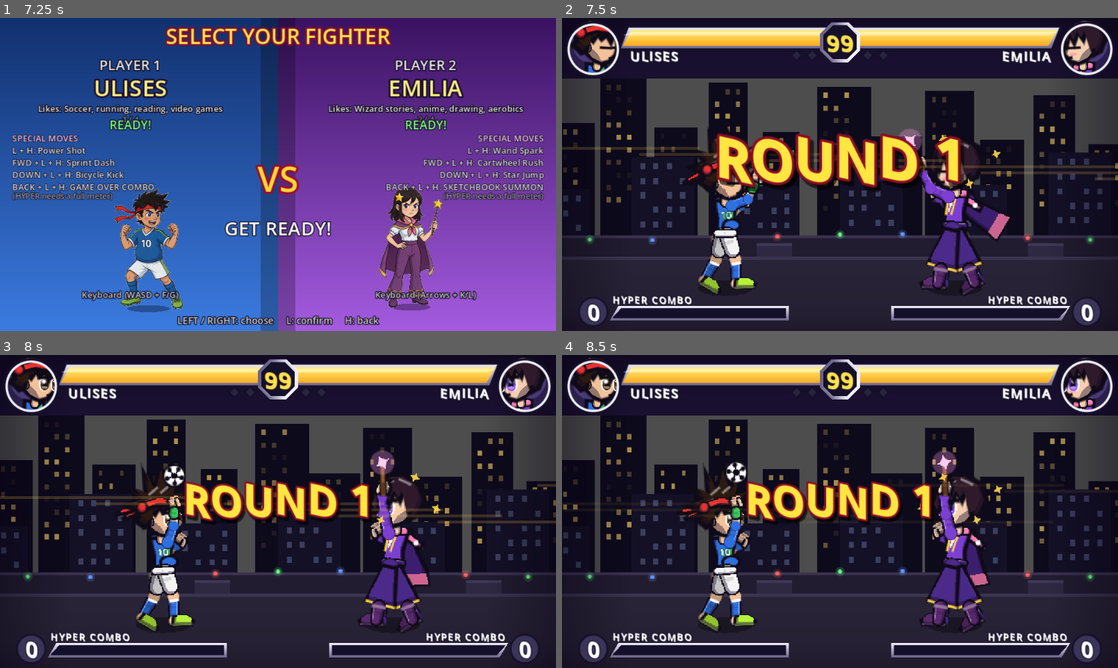
Above: before the commit, frames 1-4 (two rows, left to right).
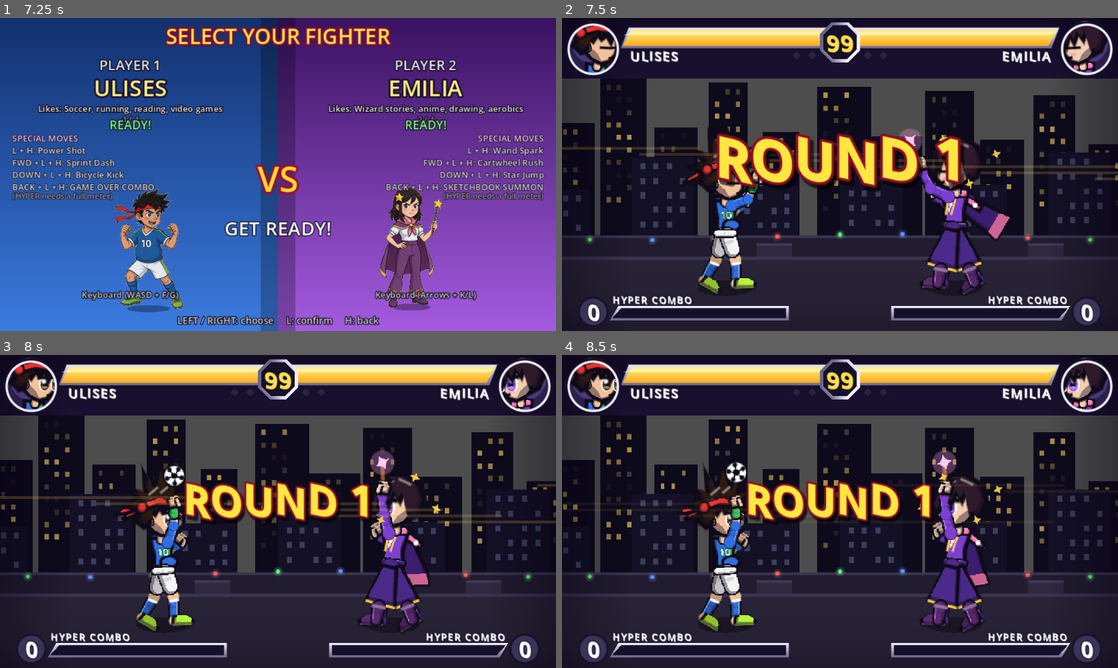
Above: after the commit, the same moments.

Repository: timoteoponce/fighting-game
Game: Godot game, scene res://scenes/main.tscn
Same seed, same stepped clock (60 frames per second), same inputs: the game is played once before the commit and once after it.
Inputs:
- Up to frame 1 (7.25 s): tap Enter at 0.5, 4.35 s; hold D 0.53-1.28 s; tap F at 0.6, 6.6 s; hold S 1.28-2.03 s; tap G at 1.35 s; hold D 2.03-2.78 s; tap 1 at 2.1 s; hold W 2.78-3.53 s; tap K at 2.85 s; hold A 3.53-5.03 s; tap L at 3.6 s; hold S 5.03-5.78 s; tap Backspace at 5.1 s; hold D 5.78-6.53 s; tap R at 5.85 s; hold W from 6.53 s (still down)
- Up to frame 2 (7.5 s): release W at 7.28 s; hold D from 7.28 s (still down); tap G at 7.35 s
- Up to frame 3 (8 s): keep holding D
- Up to frame 4 (8.5 s): release D at 8.03 s; hold S from 8.03 s (still down); tap 1 at 8.1 s

Frame 1 is identical in both runs. In frame 2, less than 0.1% of the frame differs, in the area x 34-66%, y 44-54%; in frame 3, less than 0.1%, in the area x 30-70%, y 40-50%; in frame 4, less than 0.1%.

Commit message:
Fix win pose prop overlap, add win expression and breathing

Diff:
--- a/characters/charlie.gd
+++ b/characters/charlie.gd
@@ -47,7 +47,8 @@
 	]
 	poses = {
 		"intro": {"arm_f": 70, "elb_f": 60, "arm_b": 30, "elb_b": 90, "lean": 4, "head": 6},
-		"win": {"arm_f": 150, "elb_f": 60, "arm_b": 150, "elb_b": 60, "head": -14, "lean": -3},
+		"win": {"arm_f": 165, "elb_f": 20, "arm_b": 165, "elb_b": 20, "head": -18, "lean": -5,
+			"leg_f": 30, "leg_b": -30},
 	}
 	moves = {
 		# Slower than everyone else's light, but those noodle arms reach.
--- a/characters/emilia.gd
+++ b/characters/emilia.gd
@@ -37,7 +37,7 @@
 	]
 	poses = {
 		"intro": {"arm_f": 165, "elb_f": 10, "arm_b": 25, "elb_b": 110, "lean": -6},
-		"win": {"arm_f": 150, "elb_f": 150, "arm_b": 20, "elb_b": 115, "leg_b": -26, "head": 10, "lean": -4},
+		"win": {"arm_f": 160, "elb_f": 15, "arm_b": -20, "elb_b": 140, "leg_f": 20, "leg_b": -20, "head": -5, "lean": -3},
 	}
 	moves = {
 		"L": MoveData.make({"id": "wand poke", "startup": 4, "active": 3, "recovery": 8, "damage": 42,
--- a/characters/silvan.gd
+++ b/characters/silvan.gd
@@ -45,7 +45,8 @@
 	]
 	poses = {
 		"intro": {"arm_f": 140, "elb_f": 60, "arm_b": 140, "elb_b": 60, "head": 12, "lean": -4},
-		"win": {"arm_f": 160, "elb_f": 30, "arm_b": 160, "elb_b": 30, "head": 18, "leg_f": 70, "knee_f": 60, "lean": -6},
+		"win": {"arm_f": 170, "elb_f": 10, "arm_b": 40, "elb_b": 30, "head": 12,
+			"leg_f": 60, "knee_f": 40, "leg_b": -20, "knee_b": 30, "lean": -4},
 	}
 	moves = {
 		# Three-frame light: the fastest button in the game, and the weakest.
@@ -248,7 +249,8 @@
 func draw_props(r: FighterRenderer, s: Dictionary) -> void:
 	match r.prop:
 		"bone":
-			var c: Vector2 = (s["hand_f"] + s["hand_b"]) * 0.5 + Vector2(2, -4)
+			# Held up in the right hand like a trophy.
+			var c: Vector2 = s["hand_f"] + Vector2(0, -3)
 			var bone := Color("fff3d8")
 			r.part(c + Vector2(-8, 0), c + Vector2(8, 0), 4.0, 4.0, bone)
 			for e in [-9.0, 9.0]:
--- a/characters/ulises.gd
+++ b/characters/ulises.gd
@@ -36,8 +36,8 @@
 	]
 	poses = {
 		"intro": {"arm_f": 160, "elb_f": 15, "arm_b": 30, "elb_b": 100, "lean": -4},
-		"win": {"lean": 0, "head": 14, "leg_f": 82, "knee_f": 12, "leg_b": 76, "knee_b": 28,
-			"arm_f": 72, "elb_f": 65, "arm_b": 84, "elb_b": 62},
+		"win": {"lean": 4, "head": 8, "leg_f": 70, "knee_f": 15, "leg_b": -30, "knee_b": 20,
+			"arm_f": 175, "elb_f": 5, "arm_b": 55, "elb_b": 45},
 	}
 	moves = {
 		"L": MoveData.make({"id": "jab", "startup": 4, "active": 3, "recovery": 8, "damage": 40,
@@ -178,7 +178,8 @@
 			var bounce := absf(sin(r.t * 0.12)) * 16.0
 			Projectile.draw_soccer_ball(r, s["hand_f"] + Vector2(0, -12 - bounce), 8.0, r.t * 0.1)
 		"book":
-			var c: Vector2 = (s["hand_f"] + s["hand_b"]) * 0.5 + Vector2(2, -5)
+			# Held open in the left hand, presented outward like a trophy.
+			var c: Vector2 = s["hand_b"] + Vector2(4, -10)
 			r.poly(PackedVector2Array([c, c + Vector2(-14, -4), c + Vector2(-14, 10), c + Vector2(0, 13)]), Color("fffaf0"), 1.5)
 			r.poly(PackedVector2Array([c, c + Vector2(14, -4), c + Vector2(14, 10), c + Vector2(0, 13)]), Color("fffaf0"), 1.5)
 			for i in 3:
--- a/scripts/fight/fight.gd
+++ b/scripts/fight/fight.gd
@@ -235,6 +235,10 @@
 					w.move = null
 					w.vel = Vector2.ZERO
 					w.set_state(Fighter.S.WIN, true)
+					# A little stretch and a sparkle pop as they strike the pose, so
+					# the win reads as a pop rather than a slide into place.
+					w.renderer.squish(-0.22)
+					effects.spawn("sparkle", w.position + Vector2(0, -60.0 * w.def.size))
 					Sfx.voice(w.def.id, "win", w.index, w.def.voice_pitch)
 			if phase_t == 100:
 				_banner("DRAW!" if winner < 0 else "%s!" % fighters[winner].def.display)
--- a/scripts/fighter/fighter.gd
+++ b/scripts/fighter/fighter.gd
@@ -861,6 +861,7 @@
 			renderer.prop_t = sf
 		S.WIN:
 			renderer.prop = def.win_prop
+			renderer.prop_t = sf
 		S.INTRO:
 			renderer.prop = def.intro_prop
 		_:
@@ -880,7 +881,7 @@
 		S.HITSTUN, S.LAUNCHED, S.THROWN:
 			return "hurt"
 		S.WIN:
-			return "happy"
+			return "win"
 		S.BLOCK:
 			return "shock" if stun > 0 and opponent != null and opponent.combo >= 2 else "attack"
 		S.ATTACK:
@@ -998,7 +999,11 @@
 			return [def.pose("down" if on_ground() else "launched"), 0.3]
 		S.WIN:
 			var b2 := sin(t * 0.1)
-			return [def.pose("win", {"lean": def.pose("win")["lean"] + b2 * 2.0}), 0.2]
+			# A slow vertical bob and a gentle lean sway, so the pose breathes
+			# instead of being held rigid.
+			var bob := sin(t * 0.16) * 3.0
+			return [def.pose("win", {"lean": def.pose("win")["lean"] + b2 * 2.0,
+				"hip": def.pose("win").get("hip", -42.0) + bob}), 0.2]
 		S.INTRO:
 			return [def.pose("intro"), 0.2]
 	return [def.pose("idle"), 0.3]
--- a/scripts/fighter/fighter_renderer.gd
+++ b/scripts/fighter/fighter_renderer.gd
@@ -276,11 +276,12 @@
 	part(s["sh_f"], s["elb_f"], 8.0 * b, 7.0 * b, c["sleeve"])
 	part(s["elb_f"], s["wrist_f"], 6.5 * b, 5.5 * b, c["forearm"])
 	_weld_arm(s, "f", b, c["sleeve"])
+	# Props draw before the fist so the hand wraps over them and reads as gripped.
+	def.draw_props(self, s)
 	if open:
 		open_hand(s["hand_f"], c["hands"], s["hand_f"] - s["wrist_f"])
 	else:
 		fist(s["hand_f"], c["hands"], s["hand_f"] - s["wrist_f"])
-	def.draw_props(self, s)
 	_draw_emotes(s)
 
 
@@ -706,6 +707,10 @@
 				draw_polyline(PackedVector2Array([e + Vector2(-2.0 * sgn, -2.0), e + Vector2(1.5 * sgn, 0), e + Vector2(-2.0 * sgn, 2.0)]), OUT, 1.4, true)
 			"happy":
 				draw_arc(e + Vector2(0, 1.2), 2.2, PI, TAU, 8, OUT, 1.5, true)
+			"win":
+				# Bigger, brighter happy arcs — the "I won!" face.
+				draw_arc(e + Vector2(0, 1.4), 2.8, PI, TAU, 10, OUT, 1.8, true)
+				draw_arc(e + Vector2(0, 1.4), 2.0, PI, TAU, 8, Color(1, 1, 1, 0.5), 0.8, true)
 			"ko":
 				# Classic knocked-out X eyes.
 				var r := 3.0
@@ -789,6 +794,10 @@
 			poly(ellipse_pts(m + Vector2(0, 0.3), 1.3, 1.7, 0.0, 10), Color(0.45, 0.1, 0.15), 1.0)
 		"happy":
 			draw_colored_polygon(PackedVector2Array([m + Vector2(-2.2, -0.8), m + Vector2(2.2, -1.0), m + Vector2(0.8, 1.6), m + Vector2(-1.0, 1.4)]), Color(0.55, 0.12, 0.18))
+		"win":
+			# Open grin with a tongue — pure joy.
+			draw_colored_polygon(PackedVector2Array([m + Vector2(-2.8, -1.0), m + Vector2(2.8, -1.0), m + Vector2(1.8, 2.2), m + Vector2(-1.8, 2.2)]), Color(0.45, 0.08, 0.12))
+			draw_colored_polygon(PackedVector2Array([m + Vector2(-1.2, 0.8), m + Vector2(1.2, 0.8), m + Vector2(0.6, 2.4), m + Vector2(-0.6, 2.4)]), Color(1.0, 0.45, 0.55))
 		"ko", "shock":
 			# Jaw on the floor: a big round wail of a mouth.
 			poly(ellipse_pts(m + Vector2(0, 1.2), 2.6, 3.4, 0.0, 12), Color(0.45, 0.1, 0.15), 1.2)
